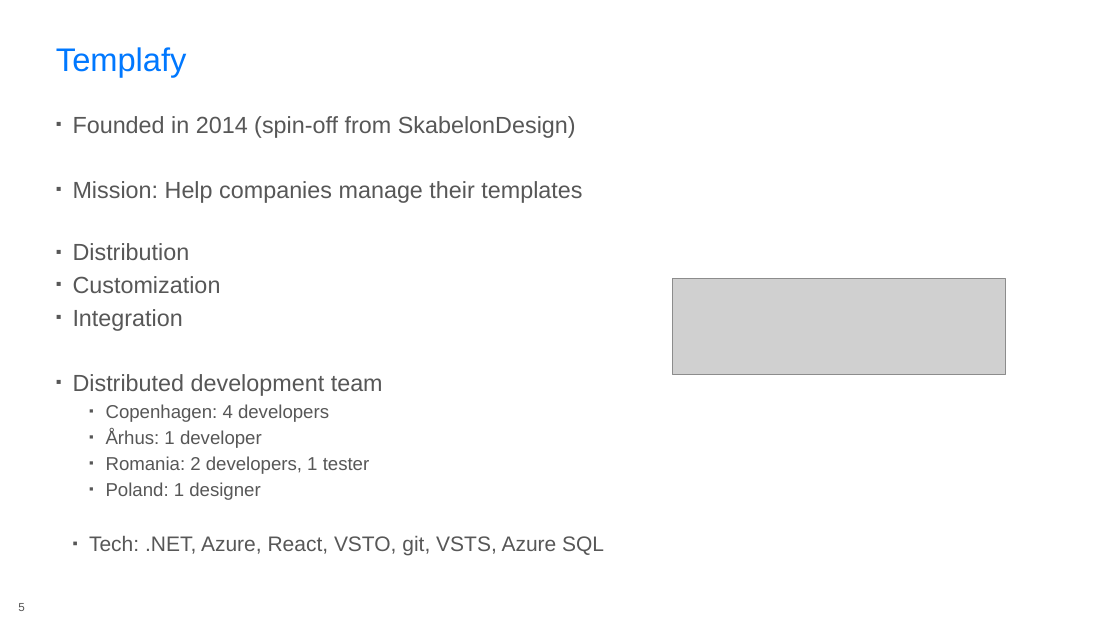
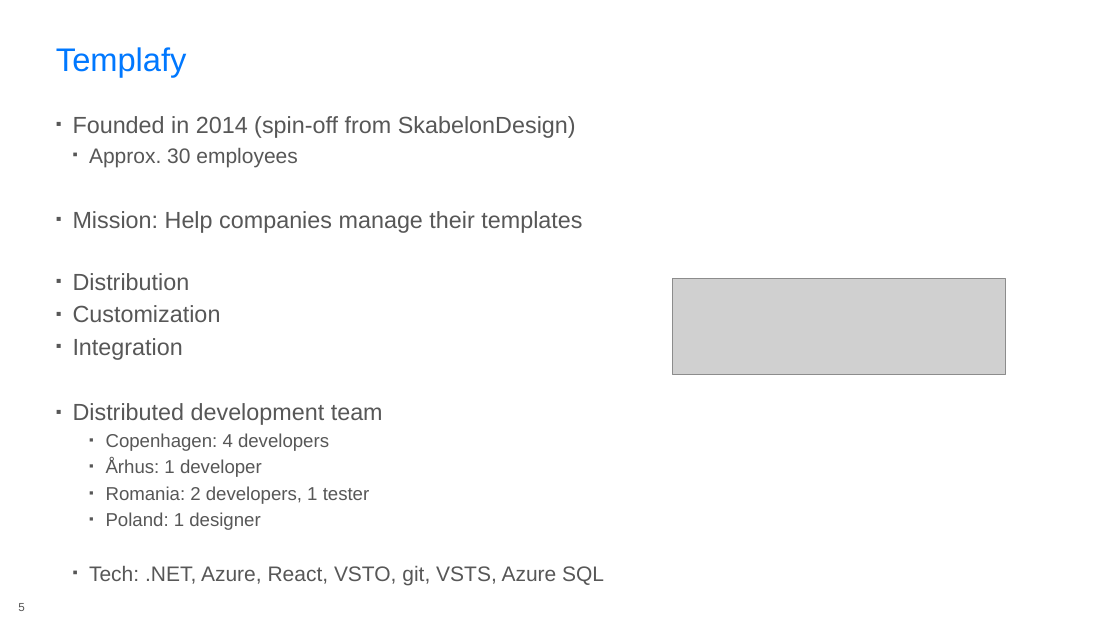
Before and after one commit to rasmuskl/react-webpack-typescript, a slide deck: slide 5 of _notes/Presentation.pptx. Drawn at 1120x630 pixels with LibreOffice and Linux fonts; fonts in the diff are those of the drawing; grey boxes stand for pictures; background and template pictures are left out. Boxes give left, top, right and bottom in pixels: in the first picture for what was removed or moved away, otherwise in the second. Text is boxed around its words. In the diff, an @@ line names an element or a change of style, - is before the commit and + after.

```diff
--- a/_notes/Presentation.pptx
+++ b/_notes/Presentation.pptx
@@ text at (89,148,298,167): paragraph added @@
+  ▪ Approx. 30 employees
```
Also in this commit, not shown: 2 other slides changed, 1 slide added, 2 slides removed, 1 other file.
